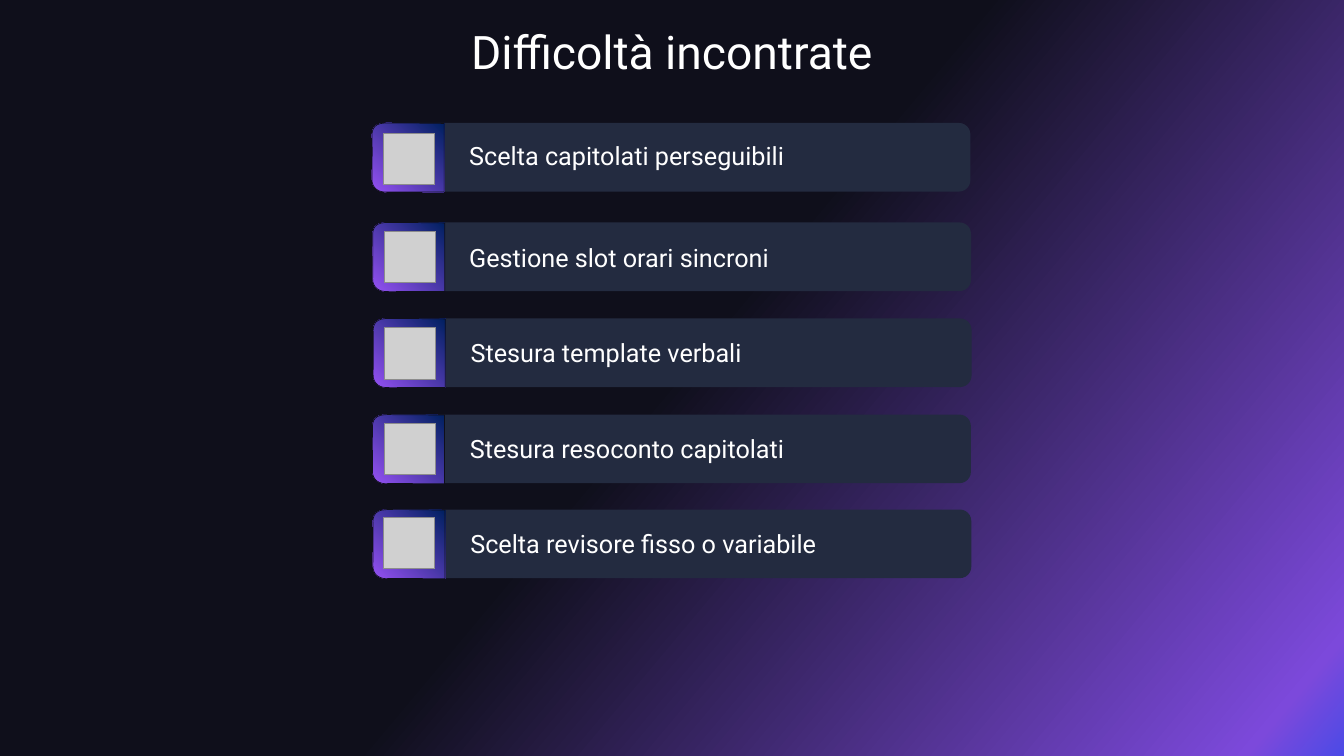
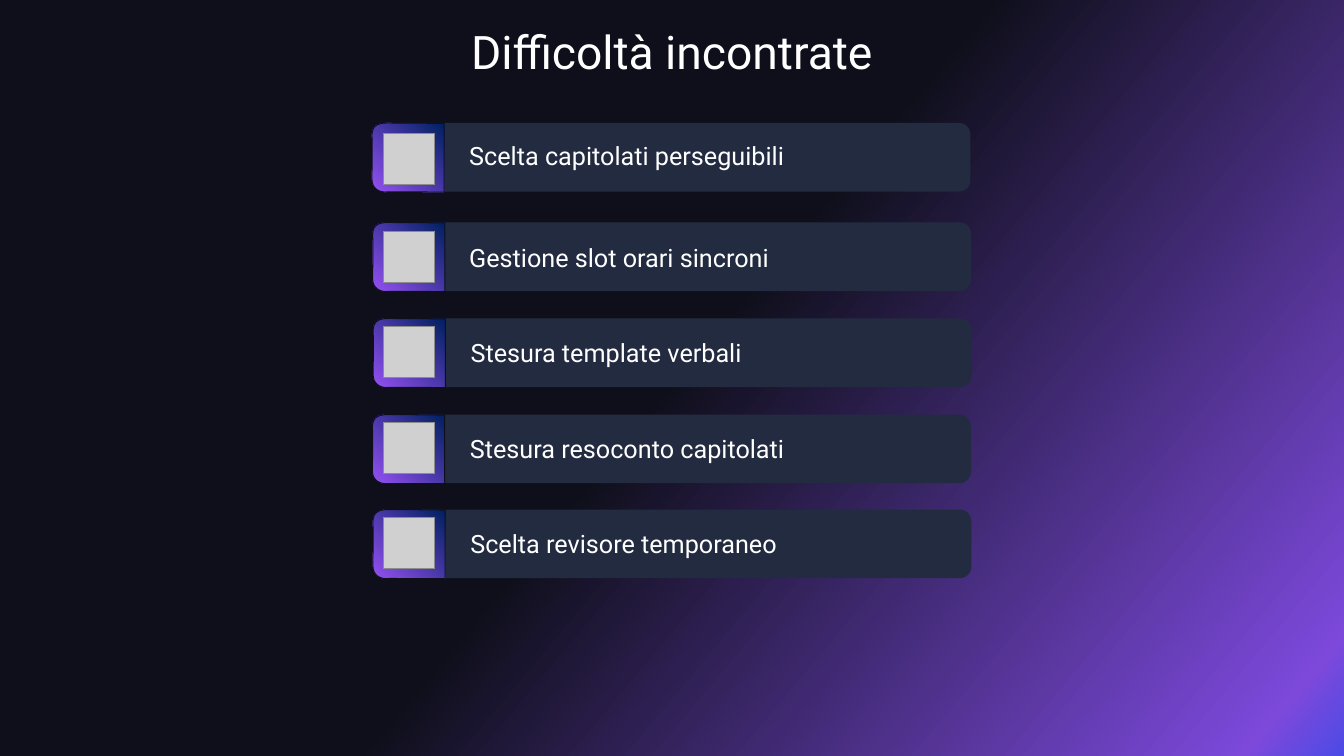
Before and after one commit to 0x06tudio/docs, a slide deck: slide 4 of src/diari_di_bordo/DiarioDiBordo1_ZeroSixStudio.pptx. Drawn at 1344x756 pixels with LibreOffice and Linux fonts; fonts in the diff are those of the drawing; grey boxes stand for pictures. Boxes give left, top, right and bottom in pixels: in the first picture for what was removed or moved away, otherwise in the second. Text is boxed around its words. In the diff, an @@ line names an element or a change of style, - is before the commit and + after.

```diff
--- a/src/diari_di_bordo/DiarioDiBordo1_ZeroSixStudio.pptx
+++ b/src/diari_di_bordo/DiarioDiBordo1_ZeroSixStudio.pptx
@@ outline #0F0F1B 0.5 pt to #0F0F1B 0.75 pt in 3 elements at (372,123,444,192), (374,318,446,388), (373,510,445,579) @@
@@ text at (470,534,777,558): text changed @@
-Scelta revisore fisso o variabile
+Scelta revisore temporaneo
```
Also in this commit, not shown: 5 other slides changed.
